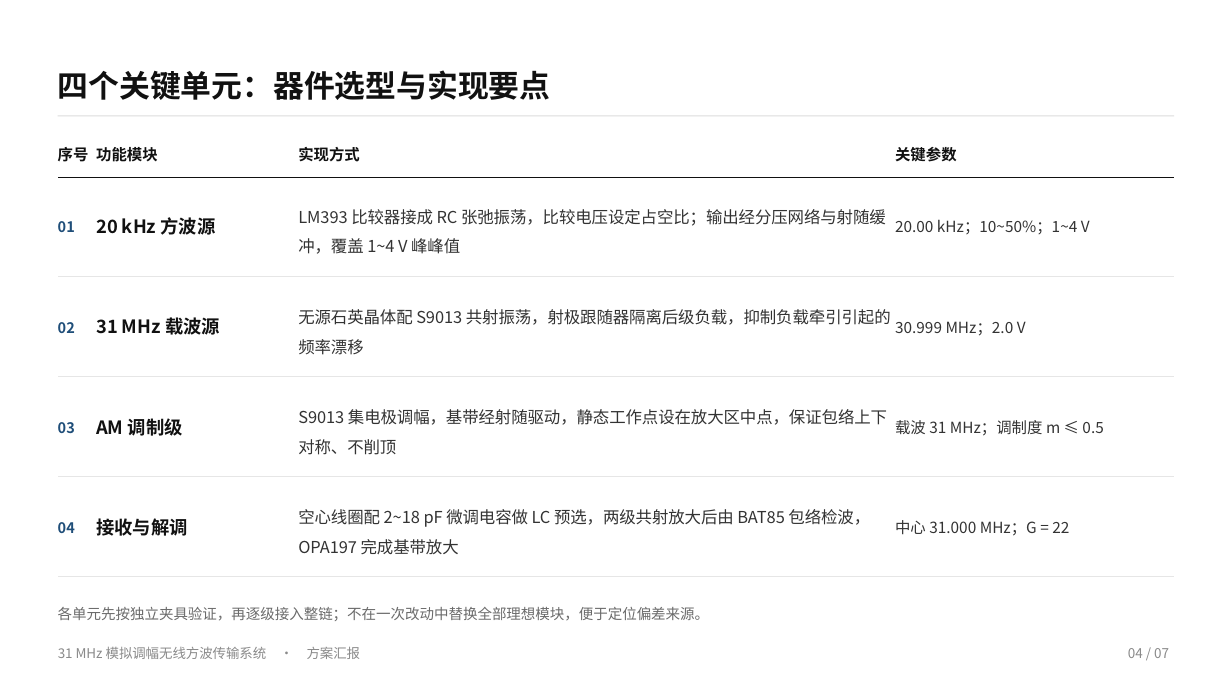
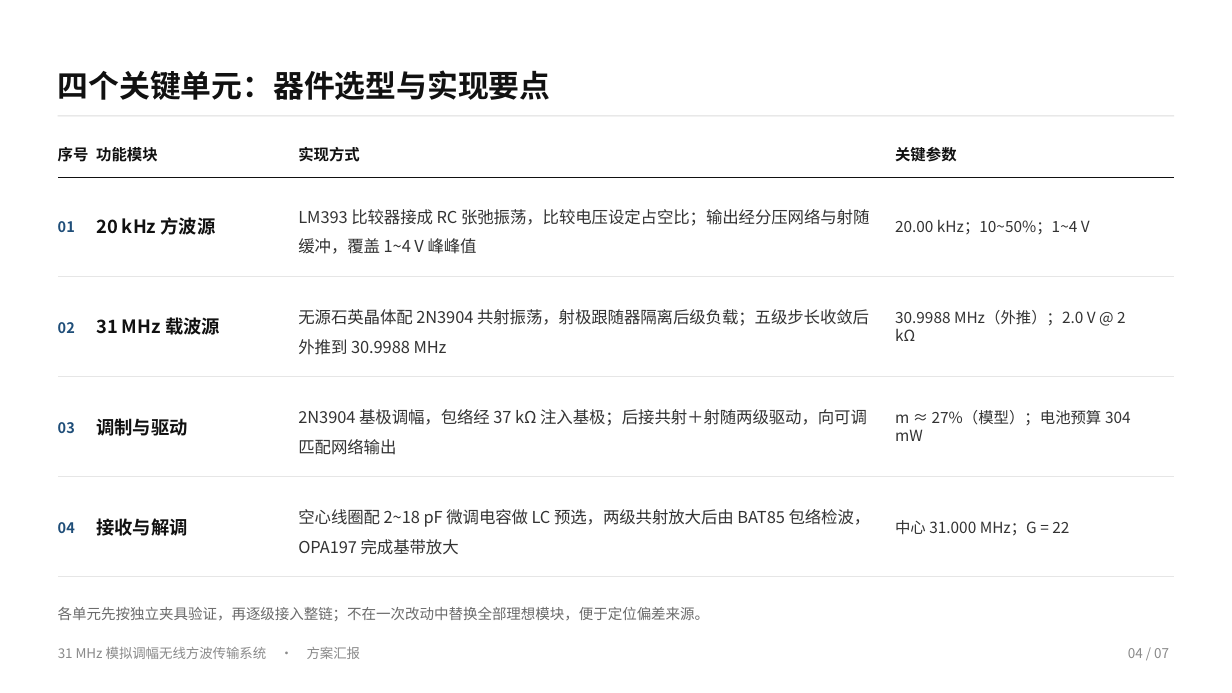
Before and after one commit to Xin-zimu/am-31mhz-circuit, a slide deck: slide 4 of 31MHz无线传输系统_方案汇报/31MHz无线传输系统_方案汇报.pptx. Drawn at 1232x693 pixels with LibreOffice and Linux fonts; fonts in the diff are those of the drawing. Boxes give left, top, right and bottom in pixels: in the first picture for what was removed or moved away, otherwise in the second. Text is boxed around its words. In the diff, an @@ line names an element or a change of style, - is before the commit and + after.

```diff
--- a/31MHz无线传输系统_方案汇报/31MHz无线传输系统_方案汇报.pptx
+++ b/31MHz无线传输系统_方案汇报/31MHz无线传输系统_方案汇报.pptx
@@ text "LM393 比较器接成 RC 张弛振荡，比较电压设定占空比；输出经分压网络与射随缓冲，覆盖 1~4 ..." rewrapped from box(298, 209, 886, 254) to box(298, 209, 869, 254) @@
@@ text at box(298, 309, 869, 355): text changed @@
-无源石英晶体配 S9013 共射振荡，射极跟随器隔离后级负载，抑制负载牵引引起的频率漂移
+无源石英晶体配 2N3904 共射振荡，射极跟随器隔离后级负载；五级步长收敛后外推到 30.9988 MHz
@@ text at box(895, 310, 1126, 341): text changed @@
-30.999 MHz；2.0 V
+30.9988 MHz（外推）；2.0 V @ 2 kΩ
@@ text at box(96, 418, 188, 436): text changed @@
-AM 调制级
+调制与驱动
@@ text at box(298, 409, 867, 455): text changed @@
-S9013 集电极调幅，基带经射随驱动，静态工作点设在放大区中点，保证包络上下对称、不削顶
+2N3904 基极调幅，包络经 37 kΩ 注入基极；后接共射＋射随两级驱动，向可调匹配网络输出
@@ text at box(895, 410, 1131, 441): text changed @@
-载波 31 MHz；调制度 m ≤ 0.5
+m ≈ 27%（模型）；电池预算 304 mW
```
Also in this commit, not shown: 5 other slides changed, 13 other files.
